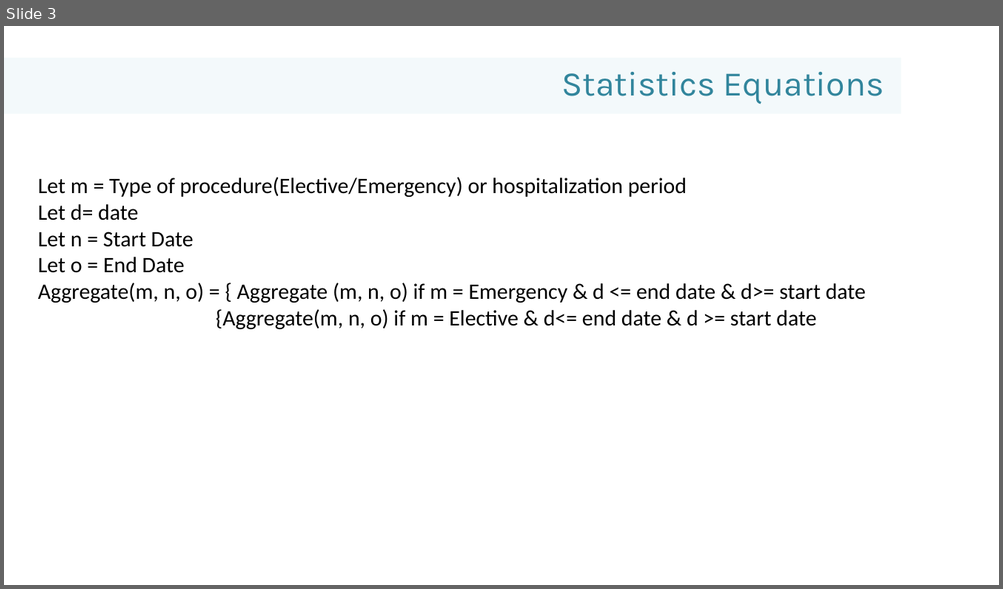
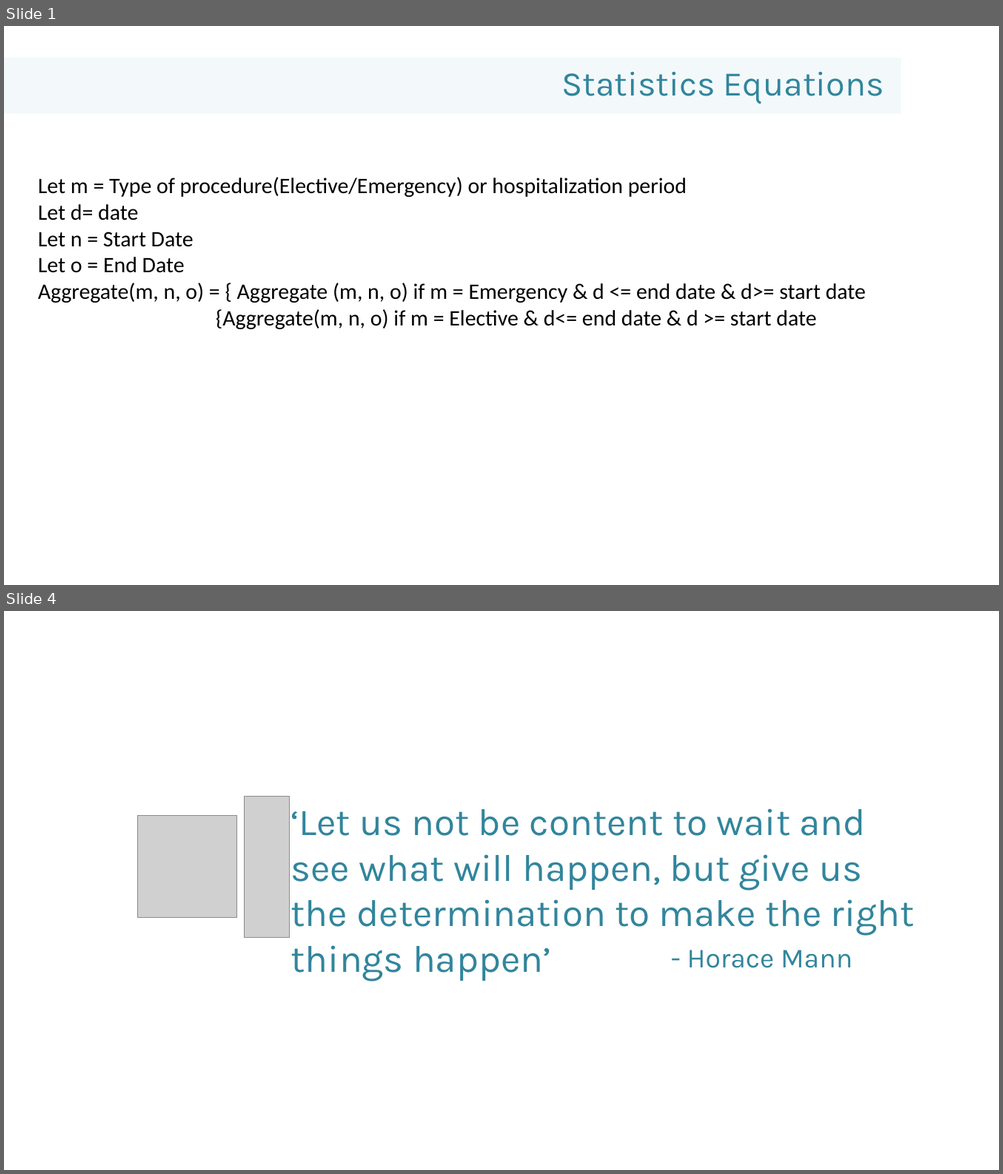
Before and after one commit to Pentec/Final-Year-Main_Project, a slide deck: Documentation/Presentations/Presentation4.pptx. Shown one above the other, each under a label of ours: slide 3 before the commit, slides 1 and 4 after it; the slides between them are not shown. The pictures are 1003x589 and 1003x1174 pixels, drawn with LibreOffice and Linux fonts; fonts in the diff are those of the drawing; grey boxes stand for pictures; background and template pictures are left out. Boxes give left, top, right and bottom in pixels: in the first picture for what was removed or moved away, otherwise in the second. Text is boxed around its words. In the diff, an @@ line names an element or a change of style, - is before the commit and + after.

```diff
--- a/Documentation/Presentations/Presentation4.pptx
+++ b/Documentation/Presentations/Presentation4.pptx
@@ slide 4 added at (4, 611, 999, 1170), background picture (left out) @@
@@ picture added at (244, 797, 289, 937) @@
@@ text added at (291, 809, 914, 981), 55 pt, text #31859C @@
+‘Let us not be content to wait and see what will happen, but give us the determination to make the right things happen’
@@ picture added at (137, 816, 236, 918) @@
@@ text added at (687, 950, 852, 968), 40 pt, text #31859C @@
+- Horace Mann
@@ what was slide 3 is now slide 1 @@
```
Also in this commit, not shown: 11 other slides added, 3 slides removed, 1 other file.
